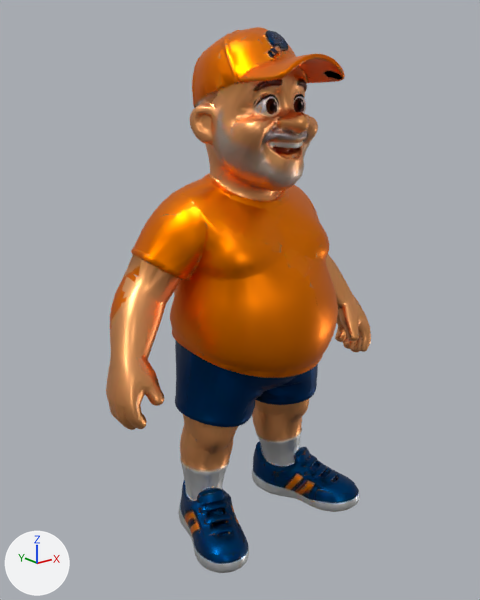
Two versions of the glTF model models/terry.glb, one commit apart.
Before and after are seen from a camera (50 mm lens) standing at (-1.408, -1.662, 1.512) and looking at (-0.051, 0.034, 0.833). The axes (+X, +Y, +Z) are drawn at lower left. The lights are the same throughout. The older version comes first. Where no turn or scale is listed for an object, it has been applied to the vertices.

Script lines for the objects in view, before the commit:
```python
mat_material_1 = principled_material('Material_1')
mat_material_1.texture = img_texture_0
mat_material_1.metallic = 1.0
mat_material_1.roughness = 0.41
me_char1 = bpy.data.meshes.new('char1')
me_char1.from_pydata(...)  # 12479 vertices, 24995 faces; spans x -0.56..0.56, y -0.27..0.27, z 0.0..1.7
me_char1.materials.append(mat_material_1)  # picture img_texture_0
ob_char1 = bpy.data.objects.new('char1', me_char1)
ob_char1.location = (0.0, 0.0, 0.0)
```
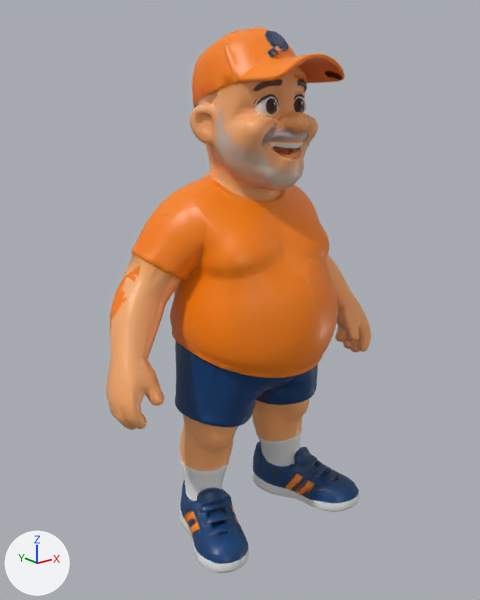
What differs and where, as boxes [x1, y1, x2, y2] in the pictures (480 x 600 px):
'char1', surface changed (lighter)
    both: [106, 27, 371, 573]

The change, as a list of edits to the scene's bpy script:
```text
Change mat_material_1:
    mat_material_1.metallic: 1.0 -> 0.0
```
